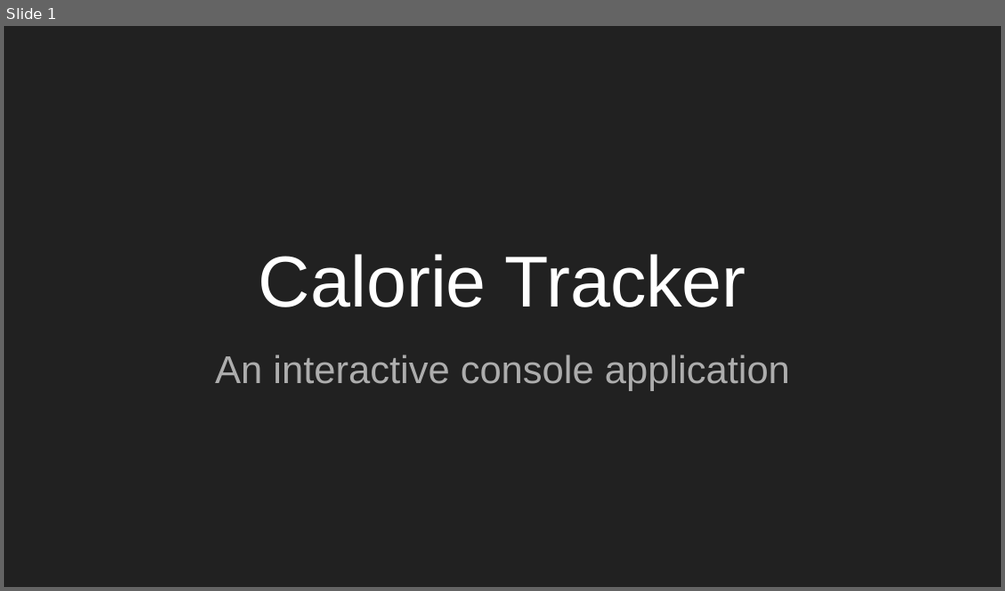
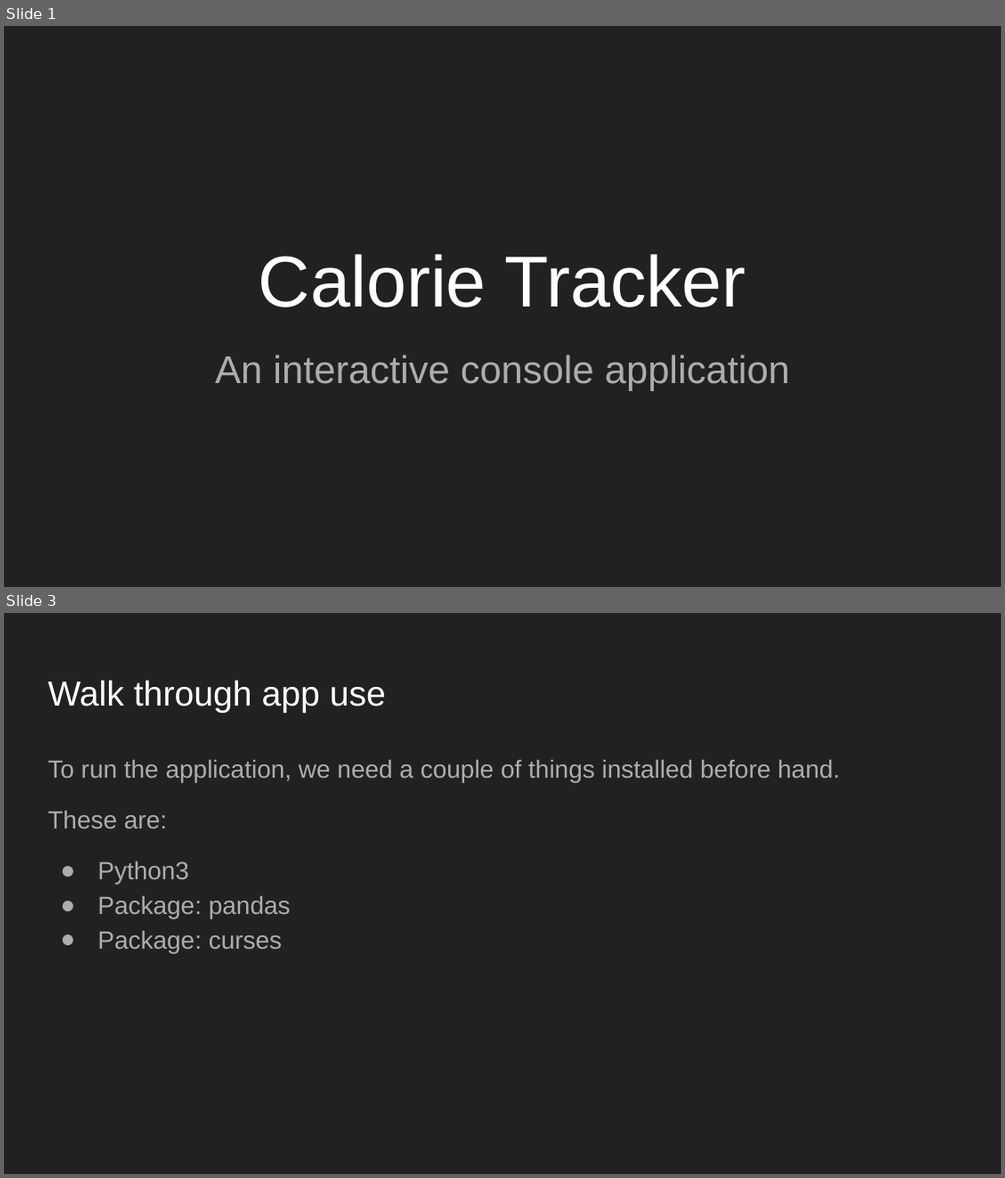
Before and after one commit to KylashSri/srikylashSrishanmuganathan_T1A3, a slide deck: ppt/Calorie Tracker Presentation.pptx. Shown one above the other, each under a label of ours: slide 1 before the commit, slides 1 and 3 after it; the slides between them are not shown. The pictures are 1005x591 and 1005x1178 pixels, drawn with LibreOffice and Linux fonts; fonts in the diff are those of the drawing. Boxes give left, top, right and bottom in pixels: in the first picture for what was removed or moved away, otherwise in the second. Text is boxed around its words. In the diff, an @@ line names an element or a change of style, - is before the commit and + after.

```diff
--- a/ppt/Calorie Tracker Presentation.pptx
+++ b/ppt/Calorie Tracker Presentation.pptx
@@ slide 3 added at (4, 613, 1001, 1174), background #212121 @@
@@ title added at (48, 680, 386, 713), 25.2 pt, text #FFFFFF @@
+Walk through app use
@@ text added at (48, 759, 840, 953), 18 pt, text #ADADAD @@
+To run the application, we need a couple of things installed before hand.
+These are:
+● Python3
+● Package: pandas
+● Package: curses
```
Also in this commit, not shown: 7 other slides added, 2 other files.
